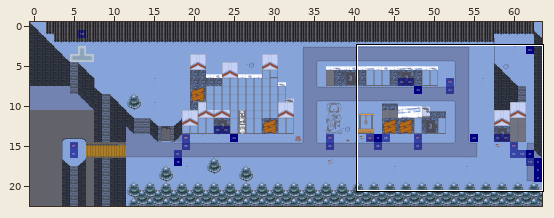
Two versions of a level (Tiled map, bgs/maps/forest_03.tmx). Above, an overview of the earlier version with the close-up marked.
Close-up. First the earlier version:
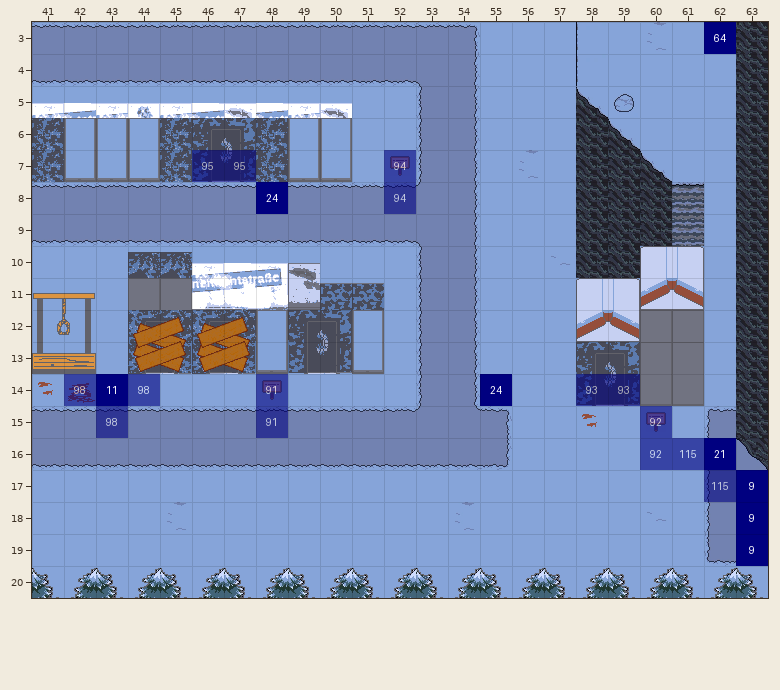
Cells are 32x32 px. Shown: x 41..63, y 3..20.
After:
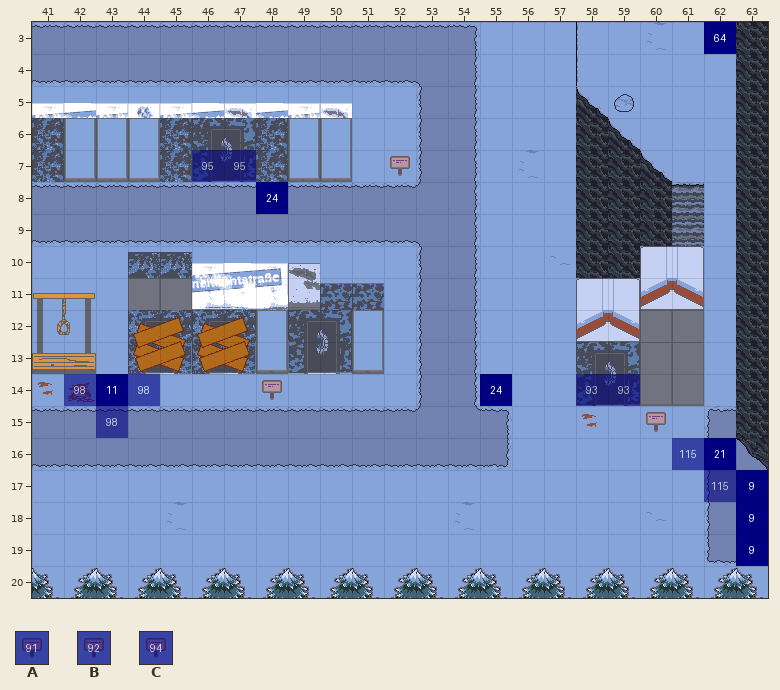
Key: from "blue-labels": A 90, B 91, C 93.
_ is an empty cell, . an unchanged one.
See-through tiles are keyed as they look on the map.
Changes in this commit:
--- layer "actions"
@@ x 52..52 @@
- 7 C
- 8 C
+ 7 _
+ 8 _
@@ x 48..60 @@
-14 A............
-15 A...........B
-16 ............B
+14 _............
+15 _..........._
+16 ............_
